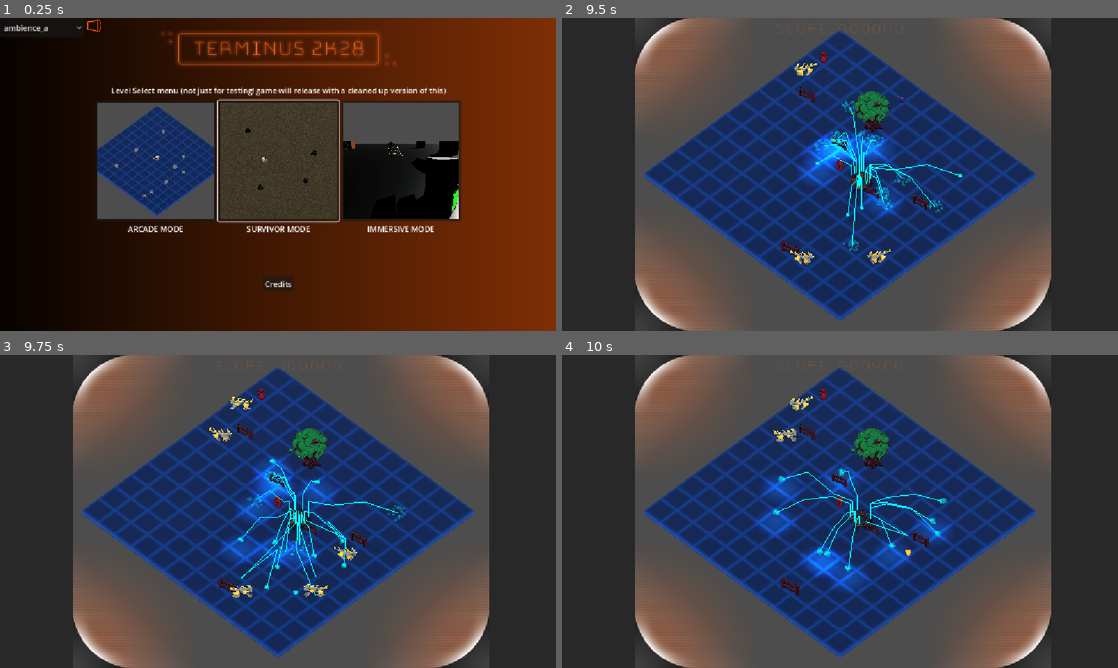
Above: before the commit, frames 1-4 (two rows, left to right).
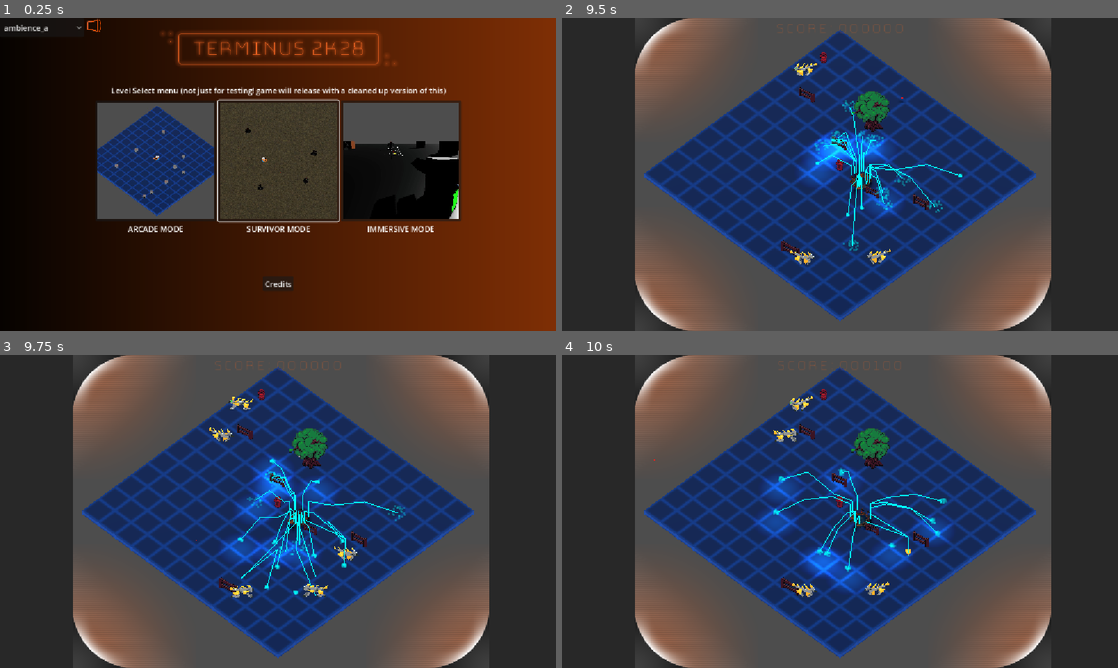
Above: after the commit, the same moments.

Repository: Gamkedo/terminus-2k28
Game: Godot game, scene res://level_menu.tscn
Two runs of this game, one before a commit and one after it. Both use one fixed random seed, a clock stepped at 60 frames per second and the inputs below.
Inputs (mouse positions are in pixels of both pictures, inside the frame that each line leads up to):
- Up to frame 1 (0.25 s): no input
- Up to frame 2 (9.5 s): click (717, 161) at 0.5 s; tap Enter at 1.25 s; move the mouse to (962, 158) at 1.27 s; press the mouse at (962, 158) at 1.28 s; hold D (walk_right) 1.28-2 s; release the mouse at (962, 158) at 2 s; drag from (728, 190) to (812, 237) at 2.02 s; move the mouse to (895, 105) at 2.77 s; press the mouse at (895, 105) at 2.78 s; hold D (walk_right) 2.78-3.5 s; release the mouse at (895, 105) at 3.5 s; drag from (812, 237) to (673, 127) at 3.52 s; move the mouse to (1006, 221) at 4.27 s; press the mouse at (1006, 221) at 4.28 s; hold A (walk_left) 4.28-5 s; release the mouse at (1006, 221) at 5 s; drag from (673, 127) to (756, 96) at 5.02 s; move the mouse to (867, 174) at 5.77 s; press the mouse at (867, 174) at 5.78 s; hold S (walk_down) 5.78-6.5 s; release the mouse at (867, 174) at 6.5 s; drag from (756, 96) to (728, 190) at 6.52 s; move the mouse to (962, 158) at 7.27 s; press the mouse at (962, 158) at 7.28 s; hold W (walk_up) 7.28-8 s; release the mouse at (962, 158) at 8 s; drag from (728, 190) to (812, 237) at 8.02 s; move the mouse to (895, 105) at 8.77 s; press the mouse at (895, 105) at 8.78 s; hold S (walk_down) from 8.78 s (still down)
- Up to frame 3 (9.75 s): release S (walk_down) at 9.5 s; release the mouse at (333, 442) at 9.5 s; drag from (250, 574) to (111, 464) at 9.52 s
- Up to frame 4 (10 s): no input

Frames 1-3 are identical in both runs. In frame 4, 0.3% of the frame differs, in the area x 38-63%, y 2-78%.

Commit message:
Basic Health and Damage Components

Diff:
--- a/Scenes - Objects/enemy_android.tscn
+++ b/Scenes - Objects/enemy_android.tscn
@@ -4,6 +4,7 @@
 [ext_resource type="PackedScene" uid="uid://d345k4ddctsqo" path="res://Scenes - Objects/enemy_projectile.tscn" id="2_b5yxc"]
 [ext_resource type="PackedScene" uid="uid://bgbax3gdpt8n7" path="res://Scenes - Objects/pickup_shield_orbiters.tscn" id="2_w1rim"]
 [ext_resource type="Texture2D" uid="uid://cyo5rvku750pi" path="res://Sprites/android.png" id="3_udoxn"]
+[ext_resource type="Script" uid="uid://bxd4qyt1cgnhi" path="res://Scripts/gameplay/health_component.gd" id="5_b5yxc"]
 
 [sub_resource type="AtlasTexture" id="AtlasTexture_w1rim"]
 atlas = ExtResource("3_udoxn")
@@ -93,3 +94,7 @@
 
 [node name="ShotSpot" type="Node3D" parent="ShotPivot" unique_id=709571132]
 transform = Transform3D(1, 0, 0, 0, 1, 0, 0, 0, 1, 0, 0, 0.893)
+
+[node name="HealthComponent" type="Node" parent="." unique_id=1613111207]
+script = ExtResource("5_b5yxc")
+metadata/_custom_type_script = "uid://bxd4qyt1cgnhi"
--- a/Scenes - Objects/enemy_billboard_demo.tscn
+++ b/Scenes - Objects/enemy_billboard_demo.tscn
@@ -4,6 +4,7 @@
 [ext_resource type="Texture2D" uid="uid://dt4bk4pj6l4dw" path="res://Sprites/enemy-billboard-demo.png" id="2_5kkw8"]
 [ext_resource type="PackedScene" uid="uid://b67ej3la4722g" path="res://Scenes - Objects/pickup_health.tscn" id="2_6ke8d"]
 [ext_resource type="Texture2D" uid="uid://bkw1e75hfx7q0" path="res://Sprites/enemy-billboard-back-demo.png" id="2_pycf4"]
+[ext_resource type="Script" uid="uid://bxd4qyt1cgnhi" path="res://Scripts/gameplay/health_component.gd" id="5_asia4"]
 
 [sub_resource type="QuadMesh" id="QuadMesh_7tbbo"]
 size = Vector2(2, 2)
@@ -44,3 +45,8 @@
 [node name="CollisionShape3D" type="CollisionShape3D" parent="Area3D" unique_id=119700671]
 transform = Transform3D(1, 0, 0, 0, 1, 0, 0, 0, 1, 0, 0.86193085, 0)
 shape = SubResource("CylinderShape3D_7tbbo")
+
+[node name="HealthComponent" type="Node" parent="." unique_id=1937671563 node_paths=PackedStringArray("hitbox")]
+script = ExtResource("5_asia4")
+hitbox = NodePath("../Area3D")
+metadata/_custom_type_script = "uid://bxd4qyt1cgnhi"
--- a/Scenes - Objects/enemy_dogelisk.tscn
+++ b/Scenes - Objects/enemy_dogelisk.tscn
@@ -4,6 +4,7 @@
 [ext_resource type="Texture2D" uid="uid://dva4iw1cm5glk" path="res://Sprites/dogelisk.png" id="1_qq5r6"]
 [ext_resource type="PackedScene" uid="uid://dukkyn1bd7srm" path="res://Scenes - Objects/enemy_robodog.tscn" id="2_tmvns"]
 [ext_resource type="PackedScene" uid="uid://bjoc5aa7xcnpi" path="res://Scenes - Particles/particle_smoke_puff.tscn" id="3_thbgr"]
+[ext_resource type="Script" uid="uid://bxd4qyt1cgnhi" path="res://Scripts/gameplay/health_component.gd" id="5_rw8x2"]
 
 [sub_resource type="CylinderShape3D" id="CylinderShape3D_qq5r6"]
 height = 4.4575195
@@ -55,3 +56,7 @@
 [node name="CollisionShape3D" type="CollisionShape3D" parent="Area3D" unique_id=1238464045]
 transform = Transform3D(1, 0, 0, 0, 1, 0, 0, 0, 1, 0, 1.7687988, 0)
 shape = SubResource("CylinderShape3D_qq5r6")
+
+[node name="HealthComponent" type="Node" parent="." unique_id=1863486978]
+script = ExtResource("5_rw8x2")
+metadata/_custom_type_script = "uid://bxd4qyt1cgnhi"
--- a/Scenes - Objects/enemy_model_demo.tscn
+++ b/Scenes - Objects/enemy_model_demo.tscn
@@ -6,6 +6,7 @@
 [ext_resource type="Material" uid="uid://dkjck5am51jr4" path="res://Materials/placeholder-metal.tres" id="3_ltojq"]
 [ext_resource type="Material" uid="uid://bserx1t3urxwu" path="res://Materials/placeholder-glow red.tres" id="4_q0jld"]
 [ext_resource type="PackedScene" uid="uid://dv1ejsbmpxf2k" path="res://Scripts/gameplay/enemies/perception_component.tscn" id="6_olwmm"]
+[ext_resource type="Script" uid="uid://bxd4qyt1cgnhi" path="res://Scripts/gameplay/health_component.gd" id="7_o2uvj"]
 
 [sub_resource type="CylinderShape3D" id="CylinderShape3D_7tbbo"]
 height = 2.8747559
@@ -19,7 +20,7 @@
 
 [node name="example-tread-robot" parent="." unique_id=1928178245 instance=ExtResource("2_o2cbc")]
 
-[node name="TreadRobotExample" parent="example-tread-robot" index="0" unique_id=740589311]
+[node name="TreadRobotExample" parent="example-tread-robot" index="0" unique_id=730380995]
 surface_material_override/0 = ExtResource("3_ltojq")
 
 [node name="Area3D" type="Area3D" parent="." unique_id=1926181443]
@@ -48,6 +49,10 @@
 [node name="Eyes" type="Marker3D" parent="." unique_id=1960489194]
 transform = Transform3D(1, 0, 0, 0, 1, 0, 0, 0, 1, 0.01767546, 2.3201437, 0)
 
+[node name="HealthComponent" type="Node" parent="." unique_id=254750012]
+script = ExtResource("7_o2uvj")
+metadata/_custom_type_script = "uid://bxd4qyt1cgnhi"
+
 [connection signal="perceive_begin" from="PerceptionComponent" to="." method="_on_perceive_begin"]
 [connection signal="perceive_end" from="PerceptionComponent" to="." method="_on_perceive_end"]
 
--- a/Scenes - Objects/enemy_robodog.tscn
+++ b/Scenes - Objects/enemy_robodog.tscn
@@ -3,6 +3,7 @@
 [ext_resource type="Texture2D" uid="uid://cr0e2cljp0lx3" path="res://Sprites/robodog.png" id="1_6gior"]
 [ext_resource type="Script" uid="uid://cfwb0edy0hv4h" path="res://Scripts/gameplay/enemies/enemy_billboard_flip.gd" id="1_gmqav"]
 [ext_resource type="PackedScene" uid="uid://bgbax3gdpt8n7" path="res://Scenes - Objects/pickup_shield_orbiters.tscn" id="2_dgvf3"]
+[ext_resource type="Script" uid="uid://bxd4qyt1cgnhi" path="res://Scripts/gameplay/health_component.gd" id="4_al5ti"]
 
 [sub_resource type="AtlasTexture" id="AtlasTexture_gmqav"]
 atlas = ExtResource("1_6gior")
@@ -82,3 +83,7 @@
 [node name="CollisionShape3D" type="CollisionShape3D" parent="Area3D" unique_id=1818791255]
 transform = Transform3D(1, 0, 0, 0, 1, 0, 0, 0, 1, 0, 0.920166, 0)
 shape = SubResource("CylinderShape3D_7tbbo")
+
+[node name="HealthComponent" type="Node" parent="." unique_id=1543445095]
+script = ExtResource("4_al5ti")
+metadata/_custom_type_script = "uid://bxd4qyt1cgnhi"
--- a/Scenes - Objects/enemy_roombye.tscn
+++ b/Scenes - Objects/enemy_roombye.tscn
@@ -3,6 +3,7 @@
 [ext_resource type="Script" uid="uid://do3on4l85eckh" path="res://Scripts/gameplay/enemies/enemy_model_demo.gd" id="1_81w8d"]
 [ext_resource type="PackedScene" uid="uid://b67ej3la4722g" path="res://Scenes - Objects/pickup_health.tscn" id="2_xpnj8"]
 [ext_resource type="PackedScene" uid="uid://b436pw14511jn" path="res://Models (game format)/roombye.glb" id="3_pqlaa"]
+[ext_resource type="Script" uid="uid://bxd4qyt1cgnhi" path="res://Scripts/gameplay/health_component.gd" id="4_samp5"]
 
 [sub_resource type="CylinderShape3D" id="CylinderShape3D_7tbbo"]
 height = 2.5358887
@@ -23,3 +24,7 @@
 
 [node name="roombye" parent="." unique_id=1503943398 instance=ExtResource("3_pqlaa")]
 transform = Transform3D(-1, 0, -8.742278e-08, 0, 1, 0, 8.742278e-08, 0, -1, 0, 0, 0)
+
+[node name="HealthComponent" type="Node" parent="." unique_id=1446751454]
+script = ExtResource("4_samp5")
+metadata/_custom_type_script = "uid://bxd4qyt1cgnhi"
--- a/Scenes - Objects/enemy_stationary_turret.tscn
+++ b/Scenes - Objects/enemy_stationary_turret.tscn
@@ -5,6 +5,7 @@
 [ext_resource type="PackedScene" uid="uid://lyhxnotejlma" path="res://Models (game format)/stationary_turret_gun.glb" id="2_wa4ca"]
 [ext_resource type="PackedScene" uid="uid://d345k4ddctsqo" path="res://Scenes - Objects/enemy_projectile.tscn" id="2_xsd8v"]
 [ext_resource type="PackedScene" uid="uid://dg3ceg55au7hu" path="res://Models (game format)/stationary_turret_base.glb" id="3_wa4ca"]
+[ext_resource type="Script" uid="uid://bxd4qyt1cgnhi" path="res://Scripts/gameplay/health_component.gd" id="6_p4v62"]
 
 [sub_resource type="CylinderShape3D" id="CylinderShape3D_0tytp"]
 height = 2.918518
@@ -38,3 +39,7 @@
 [node name="CollisionShape3D" type="CollisionShape3D" parent="Area3D" unique_id=419968350]
 transform = Transform3D(1, 0, 0, 0, 1, 0, 0, 0, 1, 0, 0.8594055, 0)
 shape = SubResource("CylinderShape3D_0tytp")
+
+[node name="HealthComponent" type="Node" parent="." unique_id=1919336211]
+script = ExtResource("6_p4v62")
+metadata/_custom_type_script = "uid://bxd4qyt1cgnhi"
--- a/Scenes - Objects/laser_beam_projectile.tscn
+++ b/Scenes - Objects/laser_beam_projectile.tscn
@@ -2,6 +2,7 @@
 
 [ext_resource type="Texture2D" uid="uid://dviy8rpoi0v3y" path="res://Sprites/FX/green_projectile_32x32.png" id="1_ae7e0"]
 [ext_resource type="Script" uid="uid://dtx1cb27yo2rw" path="res://Scripts/gameplay/projectiles/laser_beam_projectile.gd" id="1_xch6m"]
+[ext_resource type="Script" uid="uid://dk0t68rm77cxi" path="res://Scripts/gameplay/damage_component.gd" id="3_rbshg"]
 
 [sub_resource type="AtlasTexture" id="AtlasTexture_xch6m"]
 atlas = ExtResource("1_ae7e0")
@@ -67,3 +68,7 @@
 
 [node name="BeamEnd" type="Node3D" parent="." unique_id=1503813431]
 transform = Transform3D(1, 0, 0, 0, -4.371139e-08, 1, 0, -1, -4.371139e-08, 0, 0, -4.822874)
+
+[node name="DamageComponent" type="Node" parent="." unique_id=1721918466]
+script = ExtResource("3_rbshg")
+metadata/_custom_type_script = "uid://dk0t68rm77cxi"
--- a/Scenes - Objects/laser_bolt.tscn
+++ b/Scenes - Objects/laser_bolt.tscn
@@ -1,6 +1,7 @@
 [gd_scene format=3 uid="uid://cblqj4rysl46l"]
 
 [ext_resource type="Script" uid="uid://cm2j6bvbieeve" path="res://Scripts/gameplay/projectiles/laser_bolt.gd" id="1_p5fsa"]
+[ext_resource type="Script" uid="uid://dk0t68rm77cxi" path="res://Scripts/gameplay/damage_component.gd" id="2_ubkxd"]
 
 [sub_resource type="BoxMesh" id="BoxMesh_7tbbo"]
 size = Vector3(1, 1, 3.717163)
@@ -26,3 +27,8 @@
 [node name="CollisionShape3D" type="CollisionShape3D" parent="." unique_id=268590403]
 transform = Transform3D(1, 0, 0, 0, 1, 0, 0, 0, 1, -0.007171631, -0.022583008, -0.10083008)
 shape = SubResource("BoxShape3D_y5qfa")
+
+[node name="DamageComponent" type="Node" parent="." unique_id=1558719816]
+script = ExtResource("2_ubkxd")
+amount = 50
+metadata/_custom_type_script = "uid://dk0t68rm77cxi"
--- a/Scenes - Objects/lightning_bolt.tscn
+++ b/Scenes - Objects/lightning_bolt.tscn
@@ -1,6 +1,7 @@
 [gd_scene format=3 uid="uid://ceqmeyurk2751"]
 
 [ext_resource type="Script" uid="uid://df7uqxych4mqb" path="res://Scripts/gameplay/projectiles/lightning_bolt.gd" id="1_62pvi"]
+[ext_resource type="Script" uid="uid://dk0t68rm77cxi" path="res://Scripts/gameplay/damage_component.gd" id="2_toacn"]
 
 [sub_resource type="SphereShape3D" id="SphereShape3D_8jg5c"]
 radius = 3.5
@@ -50,5 +51,9 @@
 process_material = SubResource("ParticleProcessMaterial_62pvi")
 draw_pass_1 = SubResource("QuadMesh_ybqwe")
 
+[node name="DamageComponent" type="Node" parent="." unique_id=1488326728]
+script = ExtResource("2_toacn")
+metadata/_custom_type_script = "uid://dk0t68rm77cxi"
+
 [connection signal="area_entered" from="." to="." method="_on_area_entered"]
 [connection signal="area_exited" from="." to="." method="_on_area_exited"]
--- /dev/null
+++ b/Scripts/gameplay/damage_component.gd
@@ -0,0 +1,4 @@
+extends Node
+class_name DamageComponent
+
+@export var amount: int = 10
--- a/Scripts/gameplay/enemies/enemy.gd
+++ b/Scripts/gameplay/enemies/enemy.gd
@@ -6,8 +6,9 @@
 @export var scoreValue: int = 100
 @export var enemy_type : GameGlobal.EnemyTypes
 
+@onready var health_component := $HealthComponent
+
 var count_kill_for_wave : bool = true
-
 
 func die() -> void:
 	GameLogger.debug("%s killed!" % GameGlobal.EnemyTypes.keys()[enemy_type])
--- /dev/null
+++ b/Scripts/gameplay/health_component.gd
@@ -0,0 +1,28 @@
+extends Node
+class_name HealthComponent
+
+signal health_depleted
+
+@export var max_health := 100
+
+@onready var curr_health = max_health : set = set_curr_health
+
+func take_damage(amount: int) -> void:
+	GameLogger.debug("%s took %d damage" % [get_parent().name, amount])
+	curr_health -= amount
+
+func heal(amount: int) -> void:
+	curr_health += amount
+
+func set_curr_health(value):
+	curr_health = clamp(value, 0, max_health)
+	if curr_health == 0:
+		health_depleted.emit()
+		die()
+
+func die() -> void:
+	var p = get_parent()
+	if p.has_method("die"):
+		p.die()
+	else:
+		p.queue_free()
--- a/Scripts/gameplay/projectiles/laser_beam_projectile.gd
+++ b/Scripts/gameplay/projectiles/laser_beam_projectile.gd
@@ -5,6 +5,8 @@
 @onready var beam_ray := $BeamRay as RayCast3D
 ## Endpoint of the beam sprite, used to calculate stretch distance
 @onready var beam_end := $BeamEnd
+
+@onready var damage_component := $DamageComponent
 
 ## Initial length beam will stretch with no target (rare)
 @export var max_dist: float = 50.0
@@ -33,7 +35,7 @@
 			# damage tick to enemies
 			if coll_obj.get_parent().is_in_group("enemy"):
 				var enemy := coll_obj.get_parent() as Node3D
-				Utils.damage_enemy(enemy)
+				Utils.damage_enemy(enemy, damage_component.amount)
 
 			# spawn particles
 			var hit_effect := LASER_HIT_TSCN.instantiate()
--- a/Scripts/gameplay/projectiles/laser_bolt.gd
+++ b/Scripts/gameplay/projectiles/laser_bolt.gd
@@ -7,6 +7,8 @@
 @export var destroy_delay = 5.0
 
 const LASER_HIT_TSCN := preload("res://Scenes - Objects/laser_hit.tscn")
+
+@onready var damage_component := $DamageComponent
 
 func _ready():
 	body_entered.connect(_on_body_entered)
@@ -20,7 +22,7 @@
 	# print(area.name)
 	if area.get_parent().is_in_group("enemy"):
 		var enemy := area.get_parent() as Node3D
-		Utils.damage_enemy(enemy)
+		Utils.damage_enemy(enemy, damage_component.amount)
 		explode_and_remove()
 
 func _on_body_entered(body):
--- a/Scripts/gameplay/projectiles/lightning_bolt.gd
+++ b/Scripts/gameplay/projectiles/lightning_bolt.gd
@@ -14,6 +14,8 @@
 @export_range(0., 1.) var arc_volatility: float = 0.15
 @export var arc_source_radius: float = 1.75
 @export var default_enemy_capacity: float = 0.2
+
+@onready var damage_component := $DamageComponent
 
 @onready var arc_material: ORMMaterial3D = ORMMaterial3D.new()
 func add_line(pos1: Vector3, pos2: Vector3, color = Color.AQUA) -> MeshInstance3D:
@@ -88,8 +90,7 @@
 			enemies_in_range[victim] -= delta
 			arc[-randi_range(1, min(arc.size(), 4))] = victim.global_position
 		else:
-			if victim.has_method("die"): victim.die()
-			else: victim.queue_free()
+			Utils.damage_enemy(victim, damage_component.amount)
 
 	# move lightning bolt around
 	arc[0] = bolt_start_position()
--- a/Scripts/utils.gd
+++ b/Scripts/utils.gd
@@ -70,8 +70,10 @@
 static func grid_vector(v:Vector3) -> Vector2:
 	return Vector2(v.x, v.z)
 
-static func damage_enemy(enemy: Enemy) -> void:
-		if enemy.has_method("die"):
-			enemy.die()
-		else:
-			enemy.queue_free()
+static func damage_enemy(enemy: Enemy, damage := 0) -> void:
+	if enemy.get("health_component"):
+		enemy.health_component.take_damage(damage)
+	elif enemy.has_method("die"):
+		enemy.die()
+	else:
+		enemy.queue_free()
Not shown, added: Scripts/gameplay/damage_component.gd.uid
Not shown, added: Scripts/gameplay/health_component.gd.uid
